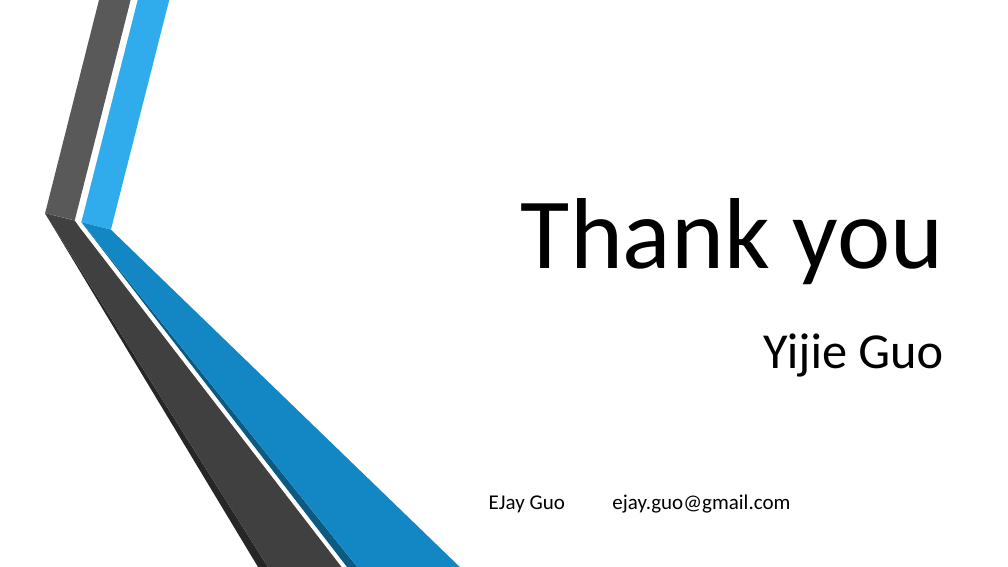
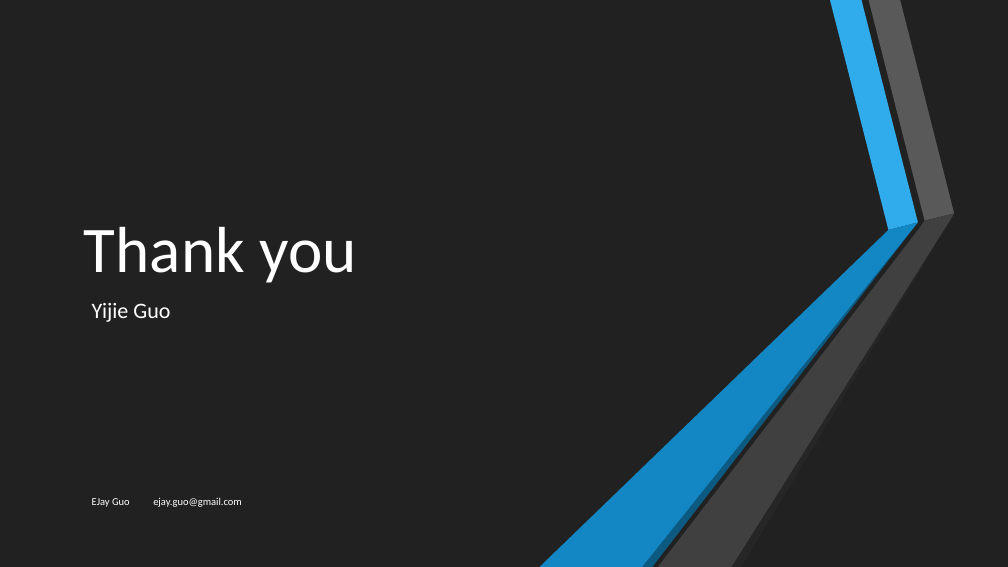
Before and after one commit to ejayguo/2018Fall_CapstoneDesign_TeamInfo, a slide deck: slide 10 of Yijie Guo - Presentation.pptx (slide 9 before the commit). Drawn at 1008x567 pixels with LibreOffice and Linux fonts; fonts in the diff are those of the drawing; background and template pictures are left out. Boxes give left, top, right and bottom in pixels: in the first picture for what was removed or moved away, otherwise in the second. Text is boxed around its words. In the diff, an @@ line names an element or a change of style, - is before the commit and + after.

```diff
--- a/Yijie Guo - Presentation.pptx
+++ b/Yijie Guo - Presentation.pptx
@@ background picture (left out) to #212121 @@
@@ rectangle added at box(0, 0, 1008, 567), fill #212121 @@
@@ freeform shape at box(45, 0, 131, 220): fill #595959 to #FFFFFF @@
@@ title "Thank you": place and size @@
-title "Thank you" at box(521, 198, 944, 285)
+title "Thank you" at box(84, 226, 356, 283)
@@ title "Thank you" at box(84, 226, 356, 283): size 96 to 62 pt, text colour #000000 to #FFFFFF; alignment right to left @@
@@ freeform shape at box(45, 213, 268, 567): fill #262626 to #FFFFFF @@
@@ freeform shape at box(45, 213, 342, 567): fill #404040 to #FFFFFF @@
@@ group added at box(540, 0, 955, 567): 6 freeform shapes @@
@@ subtitle "Yijie Guo": place and size @@
-subtitle "Yijie Guo" at box(763, 333, 943, 377)
+subtitle "Yijie Guo" at box(92, 303, 170, 322)
@@ subtitle "Yijie Guo" at box(92, 303, 170, 322): size 48 to 21 pt, text colour #000000 to #FFFFFF; alignment right to left; less space between paragraphs @@
@@ text "EJay Guo ejay.guo@gmail.com": place and size @@
-text "EJay Guo ejay.guo@gmail.com" at box(489, 494, 790, 513)
+text "EJay Guo ejay.guo@gmail.com" at box(92, 497, 242, 507)
@@ text "EJay Guo ejay.guo@gmail.com" at box(92, 497, 242, 507): size 20 to 10 pt, text colour #000000 to #FFFFFF; alignment right to left; more space between paragraphs @@
```
Also in this commit, not shown: 8 other slides changed, 1 slide added.
